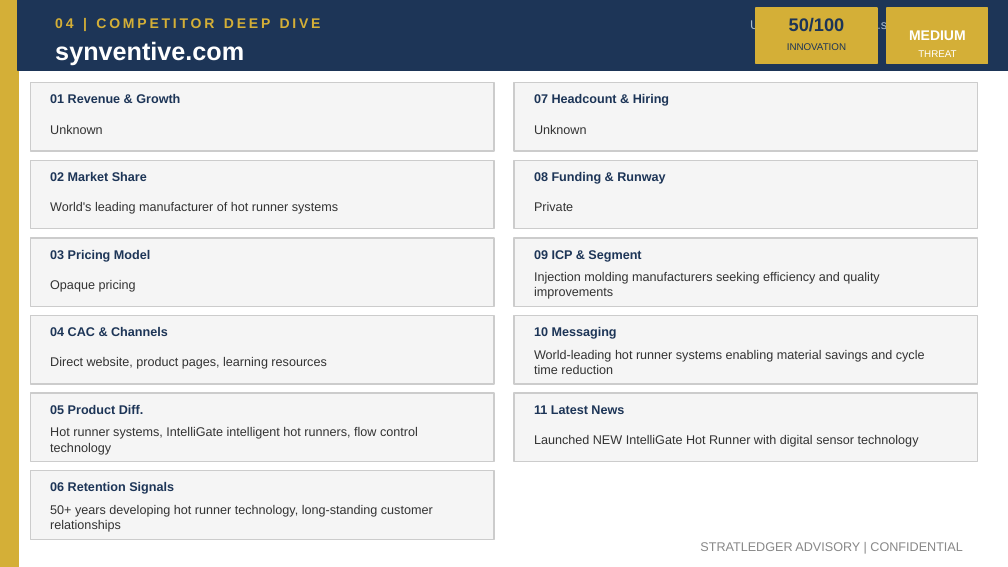
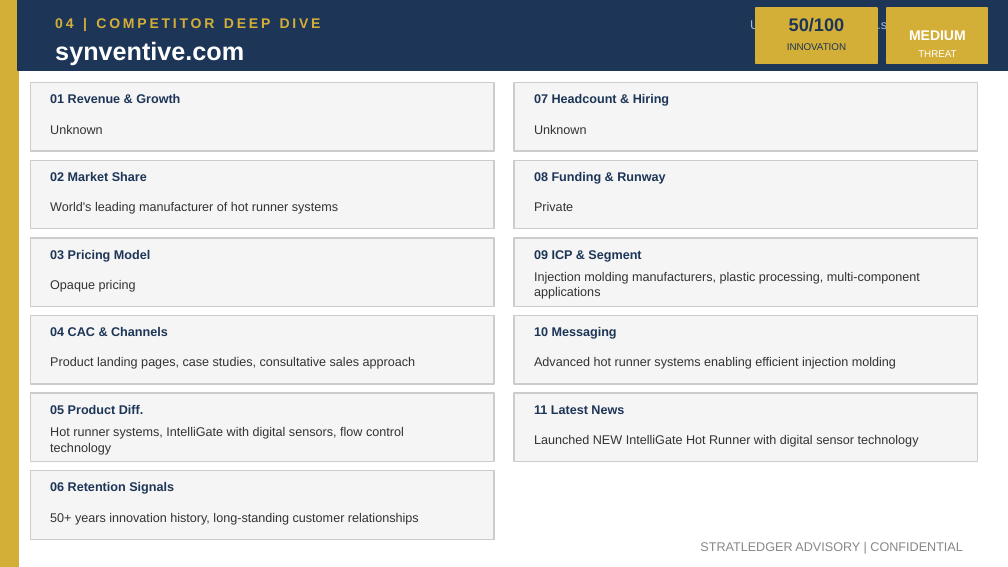
Before and after one commit to apexmakeshop-dot/droplet-commands, a slide deck: slide 8 of mesh_bioplastics_CI_Report.pptx. Drawn at 1008x567 pixels with LibreOffice and Linux fonts; fonts in the diff are those of the drawing. Boxes give left, top, right and bottom in pixels: in the first picture for what was removed or moved away, otherwise in the second. Text is boxed around its words. In the diff, an @@ line names an element or a change of style, - is before the commit and + after.

```diff
--- a/mesh_bioplastics_CI_Report.pptx
+++ b/mesh_bioplastics_CI_Report.pptx
@@ text at (534,272,920,299): text changed @@
-Injection molding manufacturers seeking efficiency and quality improvements
+Injection molding manufacturers, plastic processing, multi-component applications
@@ text at (50,357,416,369): text changed @@
-Direct website, product pages, learning resources
+Product landing pages, case studies, consultative sales approach
@@ text at (534,357,896,369): text changed @@
-World-leading hot runner systems enabling material savings and cycle time reduction
+Advanced hot runner systems enabling efficient injection molding
@@ text at (50,427,404,455): text changed @@
-Hot runner systems, IntelliGate intelligent hot runners, flow control technology
+Hot runner systems, IntelliGate with digital sensors, flow control technology
@@ text at (50,513,419,525): text changed @@
-50+ years developing hot runner technology, long-standing customer relationships
+50+ years innovation history, long-standing customer relationships
```
Also in this commit, not shown: 4 other slides changed.
